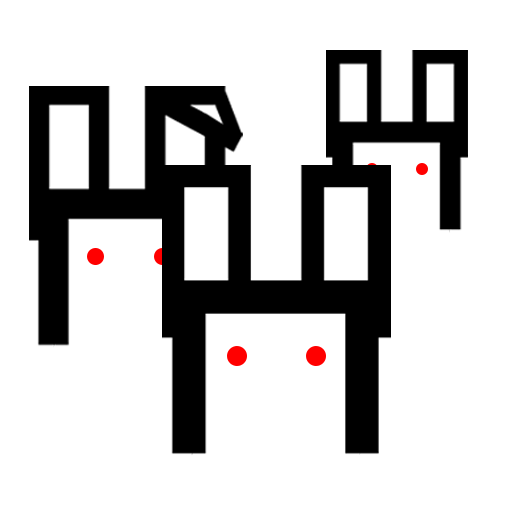
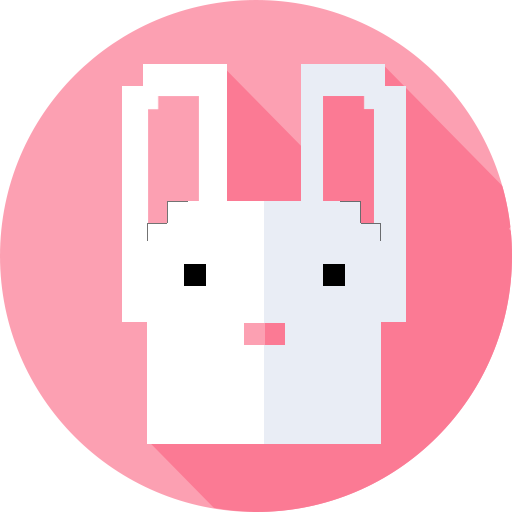
Before/after of a 512x512 layered artwork. What changed in the layer stack:
removed group "그룹 1" (1st of 2) (9 layers) over (29, 50, 468, 464)
added layer "mouse" above "mask_right_border" over (244, 323, 285, 345)
added layer "mask_right_border" (55%) above "eye_right" over (340, 201, 381, 241)
added layer "eye_right" above "mask_right" over (323, 264, 345, 281)
added layer "mask_right" above "mask_left_border" over (264, 201, 381, 444)
added layer "mask_left_border" (55%) above "eye_left" over (147, 201, 188, 241)
renamed "사각형 2" to "eye_left", moved it out of group "그룹 1", painted on it over (105, 191, 231, 321)
added layer "mask_left" above "ear_right_pink" over (147, 201, 264, 444)
added layer "ear_right_pink" above "ear_right" over (323, 96, 374, 251)
added layer "ear_right" above "ear_left_pink" over (301, 64, 406, 322)
added layer "ear_left_pink" above "ear_left" over (148, 96, 199, 251)
added layer "ear_left" above "사각형 3" over (122, 64, 227, 322)
added layer "사각형 3" above "타원 2" over (144, 66, 512, 512)
renamed "타원 1" to "타원 2", moved it out of group "그룹 1", painted on it over (0, 0, 512, 512)
removed layer "타원 1" (2nd of 6, in "그룹 1") from group "그룹 1" over (227, 346, 247, 366)
removed layer "사각형 2" (1st of 15, in "그룹 1") from group "그룹 1" over (162, 165, 391, 464)
removed layer "타원 1" (3rd of 6, in "그룹 1") from group "그룹 1" over (154, 248, 171, 265)
removed layer "타원 1" (4th of 6, in "그룹 1") from group "그룹 1" over (87, 248, 104, 265)
removed layer "사각형 2" (2nd of 15, in "그룹 1") from group "그룹 1" over (29, 86, 243, 352)
removed layer "타원 1" (5th of 6, in "그룹 1") from group "그룹 1" over (416, 163, 428, 175)
removed layer "타원 1" (6th of 6, in "그룹 1") from group "그룹 1" over (366, 163, 378, 175)
removed layer "사각형 2" (3rd of 15, in "그룹 1") from group "그룹 1" over (326, 50, 468, 236)
